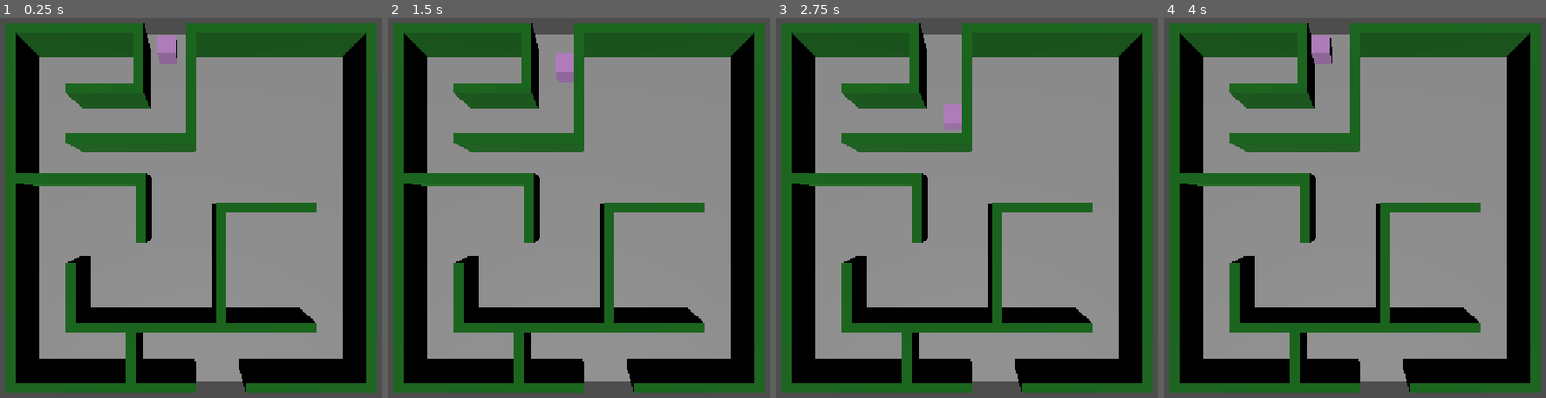
Above: before the commit, frames 1-4 (left to right).
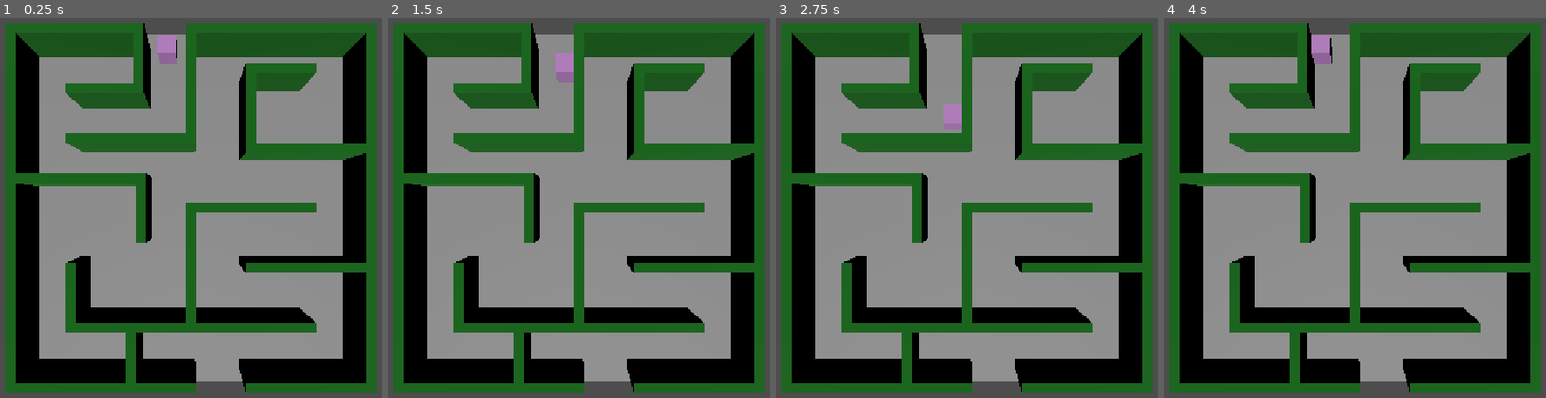
Above: after the commit, the same moments.

Repository: danijmoss/LightMaze
Game: Godot game, scene res://Scenes/main.tscn
The game is run twice, just before and just after one commit, with the same random seed, the same clock (stepped at 60 frames per second) and the same inputs.
Inputs:
- Up to frame 1 (0.25 s): no input
- Up to frame 2 (1.5 s): tap Enter at 0.5 s; hold Right (ui_right) 0.53-1.28 s; tap Space at 1.25 s; hold Down (ui_down) from 1.28 s (still down)
- Up to frame 3 (2.75 s): release Down (ui_down) at 2.03 s; hold Right (ui_right) from 2.03 s (still down)
- Up to frame 4 (4 s): tap Enter at 2.75 s; release Right (ui_right) at 2.78 s; hold Up (ui_up) 2.78-3.53 s; hold Left (ui_left) from 3.53 s (still down)

The runs differ from the first frame. In frame 1, 6.7% of the frame differs, in the area x 48-96%, y 11-81%; in frame 2, 6.7%; in frame 3, 6.7%; in frame 4, 6.7%.

Commit message:
Right Inner Walls Complete

Diff:
--- a/Scenes/main.tscn
+++ b/Scenes/main.tscn
@@ -160,16 +160,16 @@
 [node name="Middle_Mid" type="Node3D" parent="Maze/InnerWalls" unique_id=1665473174]
 
 [node name="Middle_Mid01" parent="Maze/InnerWalls/Middle_Mid" unique_id=1945381919 instance=ExtResource("3_8gbba")]
-transform = Transform3D(-4.371139e-08, 0, 1, 0, 1, 0, -1, 0, -4.371139e-08, 1.5, 0.25, 4.5)
+transform = Transform3D(-4.371139e-08, 0, 1, 0, 1, 0, -1, 0, -4.371139e-08, 0, 0.25, 4.5)
 
 [node name="Middle_Mid02" parent="Maze/InnerWalls/Middle_Mid" unique_id=540687499 instance=ExtResource("3_8gbba")]
-transform = Transform3D(-4.371139e-08, 0, 1, 0, 1, 0, -1, 0, -4.371139e-08, 1.5, 0.25, 1.5)
+transform = Transform3D(-4.371139e-08, 0, 1, 0, 1, 0, -1, 0, -4.371139e-08, 0, 0.25, 1.5)
 
 [node name="Middle_Mid03" parent="Maze/InnerWalls/Middle_Mid" unique_id=817826253 instance=ExtResource("3_8gbba")]
-transform = Transform3D(1, 0, 0, 0, 1, 0, 0, 0, 1, 3, 0.25, 0)
+transform = Transform3D(1, 0, 0, 0, 1, 0, 0, 0, 1, 4.5, 0.25, 0)
 
 [node name="Middle_Mid04" parent="Maze/InnerWalls/Middle_Mid" unique_id=1205952933 instance=ExtResource("3_8gbba")]
-transform = Transform3D(1, 0, 0, 0, 1, 0, 0, 0, 1, 4.5, 0.25, 0)
+transform = Transform3D(1, 0, 0, 0, 1, 0, 0, 0, 1, 1.5, 0.25, 0)
 
 [node name="Middle_Bottom" type="Node3D" parent="Maze/InnerWalls" unique_id=2098688183]
 
@@ -181,3 +181,25 @@
 
 [node name="BottomMiddle03" parent="Maze/InnerWalls/Middle_Bottom" unique_id=2095104070 instance=ExtResource("3_8gbba")]
 transform = Transform3D(1, 0, 0, 0, 1, 0, 0, 0, 1, 4.5, 0.25, 6)
+
+[node name="Right_Top" type="Node3D" parent="Maze/InnerWalls" unique_id=215782670]
+
+[node name="Right_Top01" parent="Maze/InnerWalls/Right_Top" unique_id=720063439 instance=ExtResource("3_8gbba")]
+transform = Transform3D(1, 0, 0, 0, 1, 0, 0, 0, 1, 4.5, 0.25, -7)
+
+[node name="Right_Top02" parent="Maze/InnerWalls/Right_Top" unique_id=678926595 instance=ExtResource("3_8gbba")]
+transform = Transform3D(-4.371139e-08, 0, 1, 0, 1, 0, -1, 0, -4.371139e-08, 3, 0.25, -5)
+
+[node name="Right_Top03" parent="Maze/InnerWalls/Right_Top" unique_id=28002707 instance=ExtResource("3_8gbba")]
+transform = Transform3D(1, 0, 0, 0, 1, 0, 0, 0, 1, 4.5, 0.25, -3)
+
+[node name="Right_Top04" parent="Maze/InnerWalls/Right_Top" unique_id=323997405 instance=ExtResource("3_8gbba")]
+transform = Transform3D(1, 0, 0, 0, 1, 0, 0, 0, 1, 7.5, 0.25, -3)
+
+[node name="Right_Bottom" type="Node3D" parent="Maze/InnerWalls" unique_id=959922267]
+
+[node name="Right_Bottom01" parent="Maze/InnerWalls/Right_Bottom" unique_id=1497852821 instance=ExtResource("3_8gbba")]
+transform = Transform3D(1, 0, 0, 0, 1, 0, 0, 0, 1, 4.5, 0.25, 3)
+
+[node name="Right_Bottom02" parent="Maze/InnerWalls/Right_Bottom" unique_id=300499239 instance=ExtResource("3_8gbba")]
+transform = Transform3D(1, 0, 0, 0, 1, 0, 0, 0, 1, 7.5, 0.25, 3)
